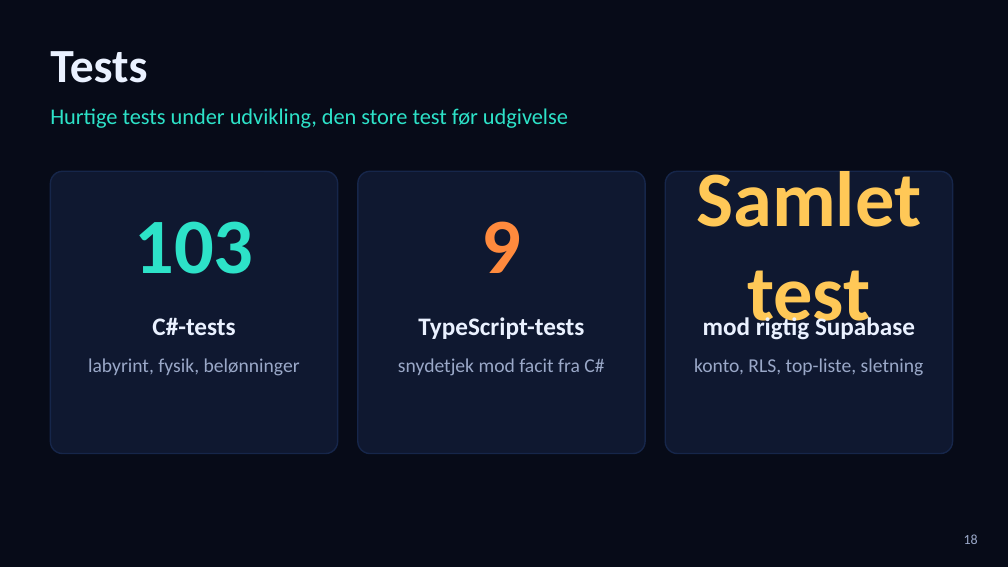
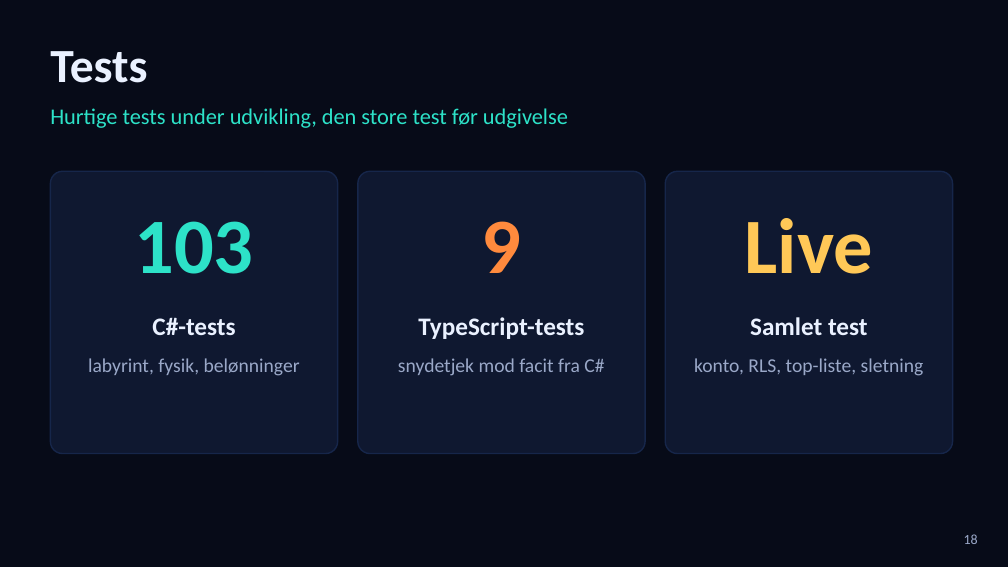
Before and after one commit to RedSkia/TiltMaze, a slide deck: slide 18 of docs/TiltMaze.pptx. Drawn at 1008x567 pixels with LibreOffice and Linux fonts; fonts in the diff are those of the drawing. Boxes give left, top, right and bottom in pixels: in the first picture for what was removed or moved away, otherwise in the second. Text is boxed around its words. In the diff, an @@ line names an element or a change of style, - is before the commit and + after.

```diff
--- a/docs/TiltMaze.pptx
+++ b/docs/TiltMaze.pptx
@@ text at bbox=[745, 218, 873, 274]: text changed @@
-Samlet test
+Live
@@ text at bbox=[750, 317, 868, 335]: text changed @@
-mod rigtig Supabase
+Samlet test
```
Also in this commit, not shown: 1 other slide changed.
